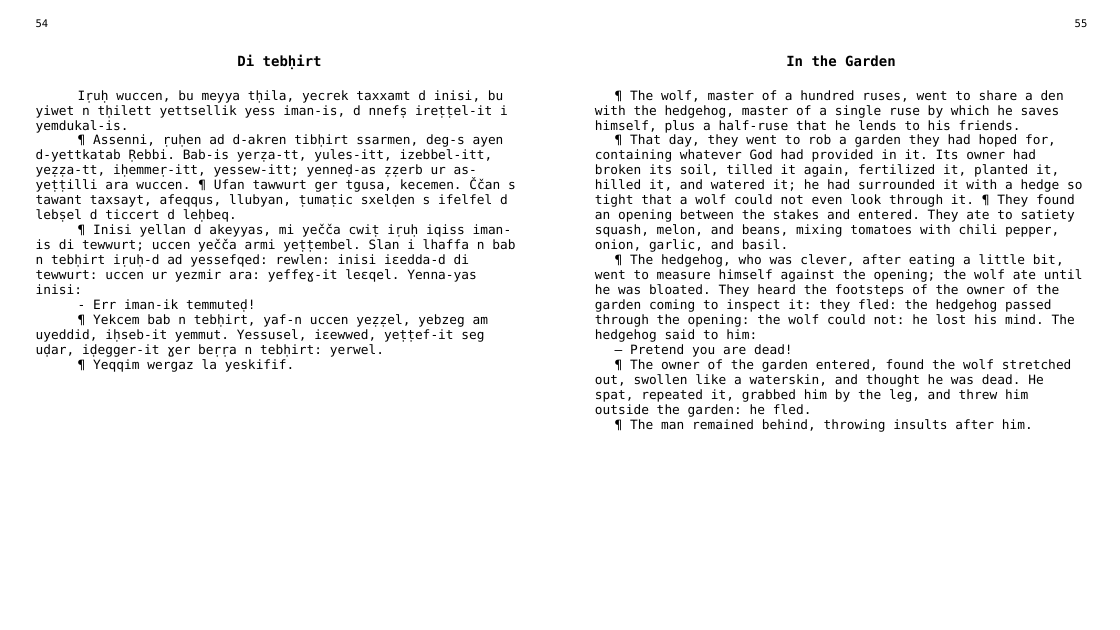
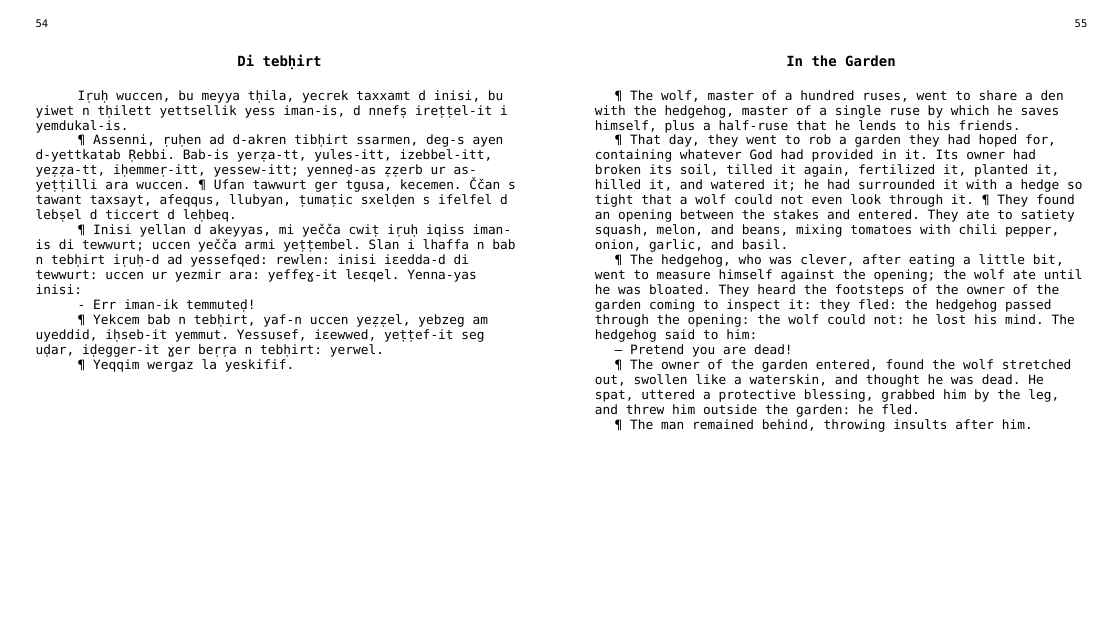
Before and after one commit to sferhah/tamacahut_n_wuccen, a slide deck: slide 23 of Uccen.ConsoleApp/uccen.eng.pptx. Drawn at 1120x630 pixels with LibreOffice and Linux fonts; fonts in the diff are those of the drawing. Boxes give left, top, right and bottom in pixels: in the first picture for what was removed or moved away, otherwise in the second. Text is boxed around its words. In the diff, an @@ line names an element or a change of style, - is before the commit and + after.

```diff
--- a/Uccen.ConsoleApp/uccen.eng.pptx
+++ b/Uccen.ConsoleApp/uccen.eng.pptx
@@ table at [27,13,1096,607] @@
-row 3, column 1: Iṛuḥ wuccen, bu meyya tḥila, yecrek taxxamt d inisi, bu yiwet n tḥilett yettsellik yess iman-is, d nnefṣ ireṭṭel-it i yemdukal-is. / ¶ Assenni, ṛuḥen ad d-akren tibḥirt ssarmen, deg-s ayen d-yettkatab Ṛebbi. Bab-is yerẓa-tt, yules-itt, izebbel-itt, yeẓẓa-tt, iḥemmeṛ-itt, yessew-itt; yenneḍ-as ẓẓerb ur as-yeṭṭilli ara wuccen. ¶ Ufan tawwurt ger tgusa, kecemen. Ččan s tawant taxsayt, afeqqus, llubyan, ṭumaṭic sxelḍen s ifelfel d lebṣel d ticcert d leḥbeq. / ¶ Inisi yellan d akeyyas, mi yečča cwiṭ iṛuḥ iqiss iman-is di tewwurt; uccen yečča armi yeṭṭembel. Slan i lhaffa n bab n tebḥirt iṛuḥ-d ad yessefqed: rewlen: inisi iɛedda-d di tewwurt: uccen ur yezmir ara: yeffeɣ-it leɛqel. Yenna-yas inisi: / - Err iman-ik temmuteḍ! / ¶ Yekcem bab n tebḥirt, yaf-n uccen yeẓẓel, yebzeg am uyeddid, iḥseb-it yemmut. Yessusel, iɛewwed, yeṭṭef-it seg uḍar, iḍegger-it ɣer beṛṛa n tebḥirt: yerwel. / ¶ Yeqqim wergaz la yeskifif.
+row 3, column 1: Iṛuḥ wuccen, bu meyya tḥila, yecrek taxxamt d inisi, bu yiwet n tḥilett yettsellik yess iman-is, d nnefṣ ireṭṭel-it i yemdukal-is. / ¶ Assenni, ṛuḥen ad d-akren tibḥirt ssarmen, deg-s ayen d-yettkatab Ṛebbi. Bab-is yerẓa-tt, yules-itt, izebbel-itt, yeẓẓa-tt, iḥemmeṛ-itt, yessew-itt; yenneḍ-as ẓẓerb ur as-yeṭṭilli ara wuccen. ¶ Ufan tawwurt ger tgusa, kecemen. Ččan s tawant taxsayt, afeqqus, llubyan, ṭumaṭic sxelḍen s ifelfel d lebṣel d ticcert d leḥbeq. / ¶ Inisi yellan d akeyyas, mi yečča cwiṭ iṛuḥ iqiss iman-is di tewwurt; uccen yečča armi yeṭṭembel. Slan i lhaffa n bab n tebḥirt iṛuḥ-d ad yessefqed: rewlen: inisi iɛedda-d di tewwurt: uccen ur yezmir ara: yeffeɣ-it leɛqel. Yenna-yas inisi: / - Err iman-ik temmuteḍ! / ¶ Yekcem bab n tebḥirt, yaf-n uccen yeẓẓel, yebzeg am uyeddid, iḥseb-it yemmut. Yessusef, iɛewwed, yeṭṭef-it seg uḍar, iḍegger-it ɣer beṛṛa n tebḥirt: yerwel. / ¶ Yeqqim wergaz la yeskifif.
-row 3, column 3: ¶ The wolf, master of a hundred ruses, went to share a den with the hedgehog, master of a single ruse by which he saves himself, plus a half-ruse that he lends to his friends. / ¶ That day, they went to rob a garden they had hoped for, containing whatever God had provided in it. Its owner had broken its soil, tilled it again, fertilized it, planted it, hilled it, and watered it; he had surrounded it with a hedge so tight that a wolf could not even look through it. ¶ They found an opening between the stakes and entered. They ate to satiety squash, melon, and beans, mixing tomatoes with chili pepper, onion, garlic, and basil. / ¶ The hedgehog, who was clever, after eating a little bit, went to measure himself against the opening; the wolf ate until he was bloated. They heard the footsteps of the owner of the garden coming to inspect it: they fled: the hedgehog passed through the opening: the wolf could not: he lost his mind. The hedgehog said to him: / — Pretend you are dead! / ¶ The owner of the garden entered, found the wolf stretched out, swollen like a waterskin, and thought he was dead. He spat, repeated it, grabbed him by the leg, and threw him outside the garden: he fled. / ¶ The man remained behind, throwing insults after him.
+row 3, column 3: ¶ The wolf, master of a hundred ruses, went to share a den with the hedgehog, master of a single ruse by which he saves himself, plus a half-ruse that he lends to his friends. / ¶ That day, they went to rob a garden they had hoped for, containing whatever God had provided in it. Its owner had broken its soil, tilled it again, fertilized it, planted it, hilled it, and watered it; he had surrounded it with a hedge so tight that a wolf could not even look through it. ¶ They found an opening between the stakes and entered. They ate to satiety squash, melon, and beans, mixing tomatoes with chili pepper, onion, garlic, and basil. / ¶ The hedgehog, who was clever, after eating a little bit, went to measure himself against the opening; the wolf ate until he was bloated. They heard the footsteps of the owner of the garden coming to inspect it: they fled: the hedgehog passed through the opening: the wolf could not: he lost his mind. The hedgehog said to him: / — Pretend you are dead! / ¶ The owner of the garden entered, found the wolf stretched out, swollen like a waterskin, and thought he was dead. He spat, uttered a protective blessing, grabbed him by the leg, and threw him outside the garden: he fled. / ¶ The man remained behind, throwing insults after him.
```
Also in this commit, not shown: 1 other slide changed, 3 other files.
